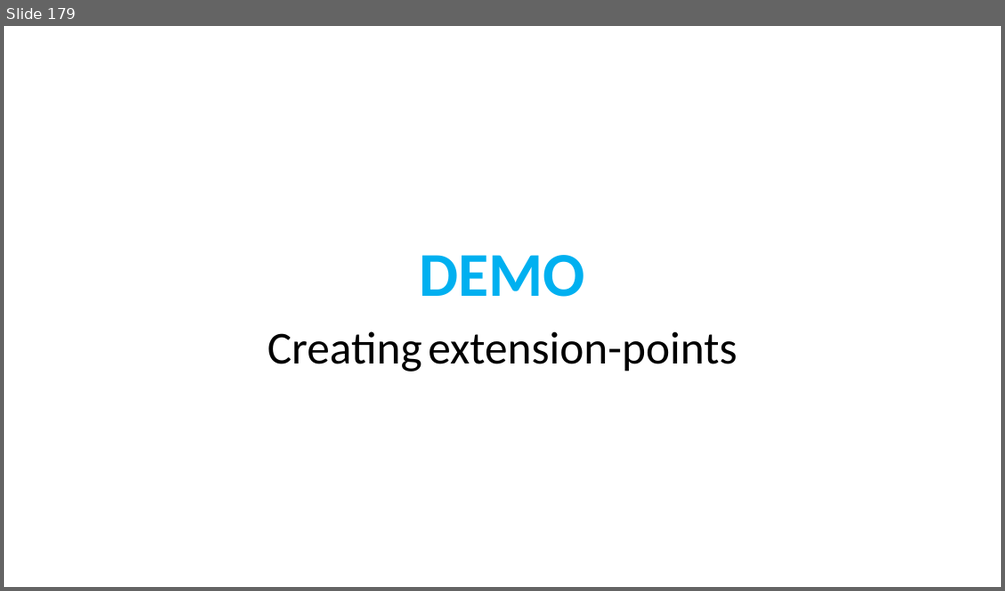
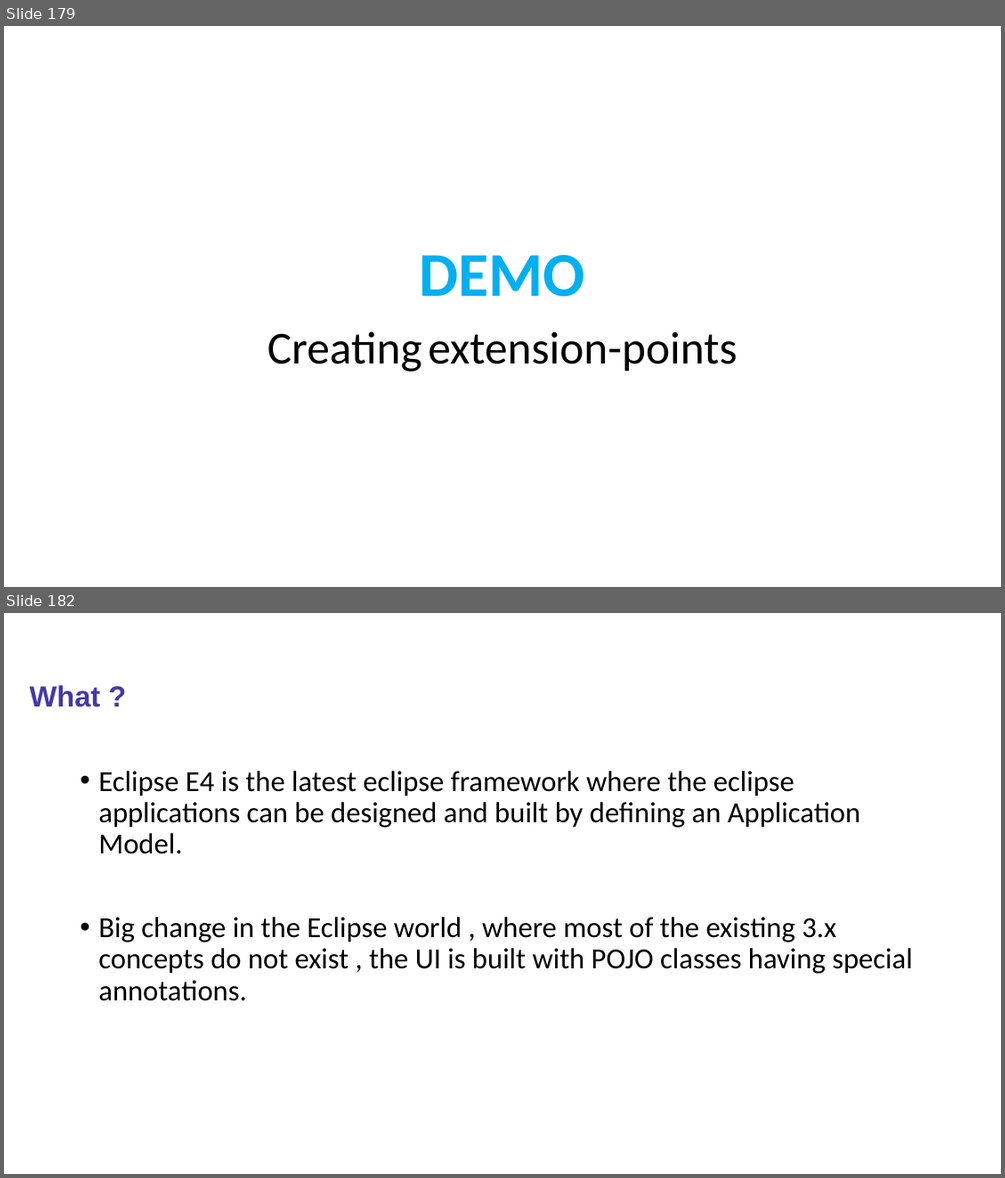
Before and after one commit to sabir123/RCP.Presentations, a slide deck: Eclipse_RCP_Training.pptx. Shown one above the other, each under a label of ours: slide 179 before the commit, slides 179 and 182 after it; the slides between them are not shown. The pictures are 1005x591 and 1005x1178 pixels, drawn with LibreOffice and Linux fonts; fonts in the diff are those of the drawing. Boxes give left, top, right and bottom in pixels: in the first picture for what was removed or moved away, otherwise in the second. Text is boxed around its words. In the diff, an @@ line names an element or a change of style, - is before the commit and + after.

```diff
--- a/Eclipse_RCP_Training.pptx
+++ b/Eclipse_RCP_Training.pptx
@@ slide 182 added at (4, 613, 1001, 1174), background #FFFFFF @@
@@ title added at (30, 685, 101, 707), 28 pt, text #4538A8, bold @@
+What ?
@@ text added at (98, 771, 913, 1001), 28 pt, text #000000 @@
+• Eclipse E4 is the latest eclipse framework where the eclipse applications can be designed and built by defining an Application Model.
+• Big change in the Eclipse world , where most of the existing 3.x concepts do not exist , the UI is built with POJO classes having special annotations.
```
Also in this commit, not shown: 63 other slides added.
